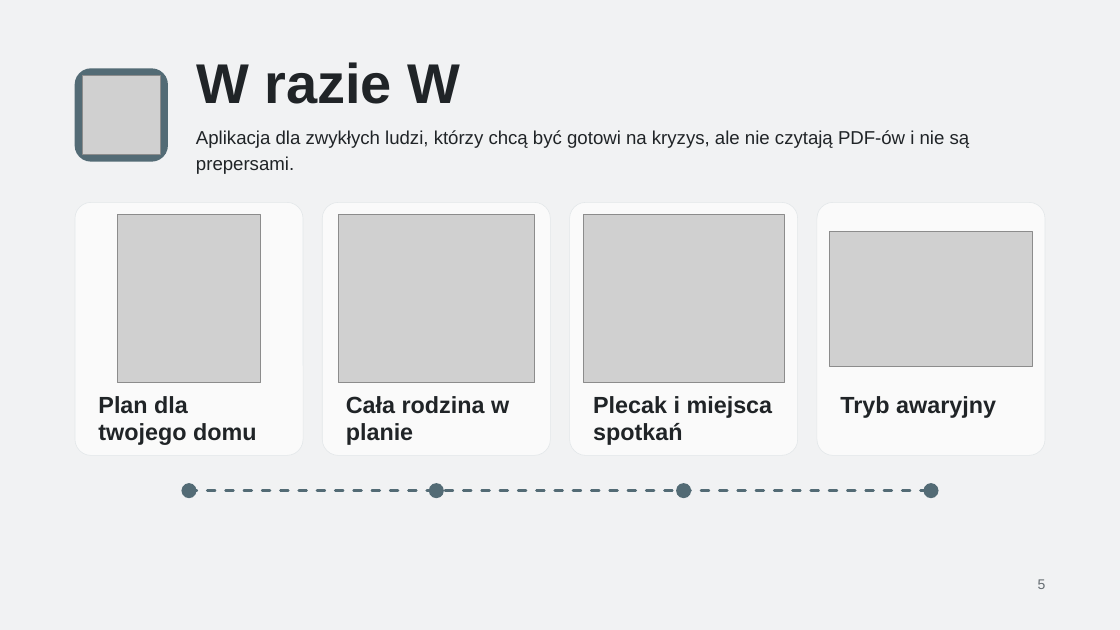
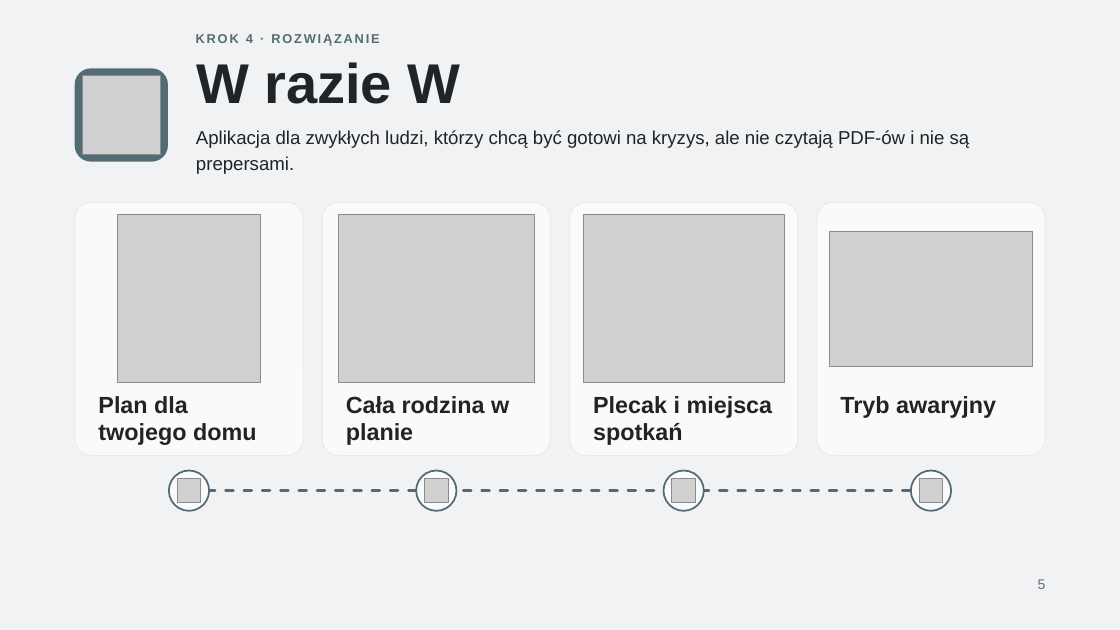
Before and after one commit to jazlik/turbo-defence, a slide deck: slide 5 of context/foundation/prezentacja/W_razie_W_HackYeah_2026_wersja_robocza.pptx. Drawn at 1120x630 pixels with LibreOffice and Linux fonts; fonts in the diff are those of the drawing; grey boxes stand for pictures; background and template pictures are left out. Boxes give left, top, right and bottom in pixels: in the first picture for what was removed or moved away, otherwise in the second. Text is boxed around its words. In the diff, an @@ line names an element or a change of style, - is before the commit and + after.

```diff
--- a/context/foundation/prezentacja/W_razie_W_HackYeah_2026_wersja_robocza.pptx
+++ b/context/foundation/prezentacja/W_razie_W_HackYeah_2026_wersja_robocza.pptx
@@ text added at [196, 34, 379, 45], 11 pt, text #536B75, bold @@
+KROK 4 · ROZWIĄZANIE
@@ ellipse: place and size @@
-ellipse at [181, 483, 197, 498]
+ellipse at [169, 471, 209, 511]
@@ picture added at [177, 479, 201, 502] @@
@@ ellipse: place and size @@
-ellipse at [676, 483, 691, 498]
+ellipse at [416, 471, 456, 511]
@@ picture added at [424, 479, 448, 502] @@
@@ ellipse added at [664, 471, 704, 511], fill #FAFAFA, outline #536B75 1.5 pt @@
@@ picture added at [672, 479, 696, 502] @@
@@ fill #536B75 to #FAFAFA; outline none to #536B75 1.5 pt in 3 elements at [169, 471, 209, 511], [416, 471, 456, 511], [911, 471, 951, 511] @@
@@ ellipse: place and size @@
-ellipse at [923, 483, 939, 498]
+ellipse at [911, 471, 951, 511]
@@ picture added at [919, 479, 943, 502] @@
@@ ellipse removed at [429, 483, 444, 498] @@
```
Also in this commit, not shown: 6 other slides changed, 29 other files.
